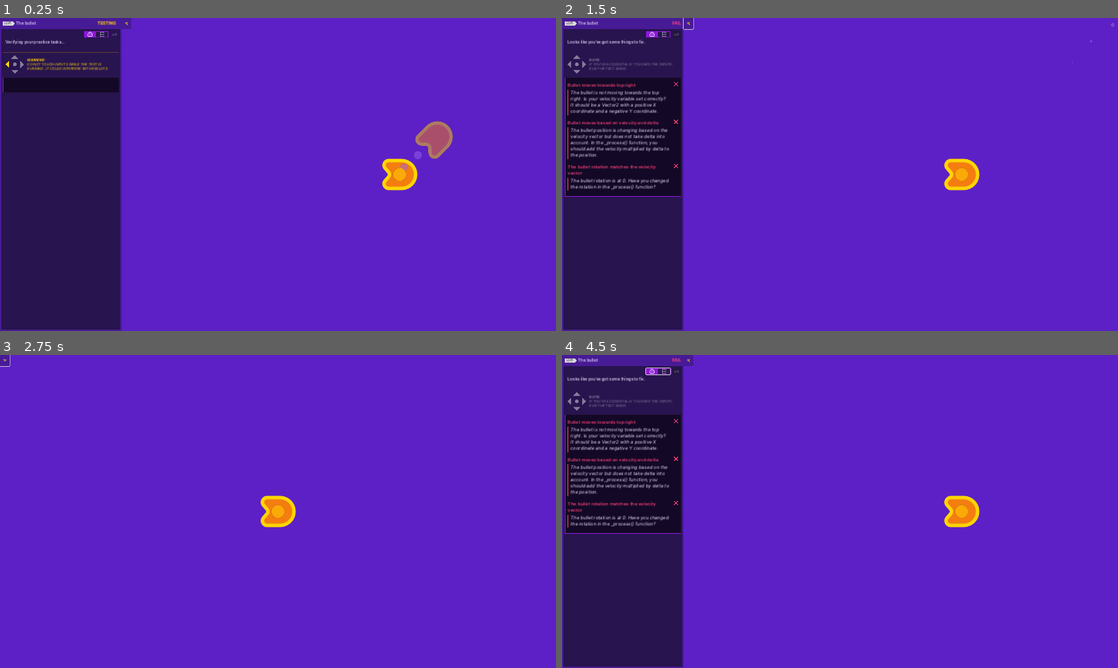
Above: before the commit, frames 1-4 (two rows, left to right).
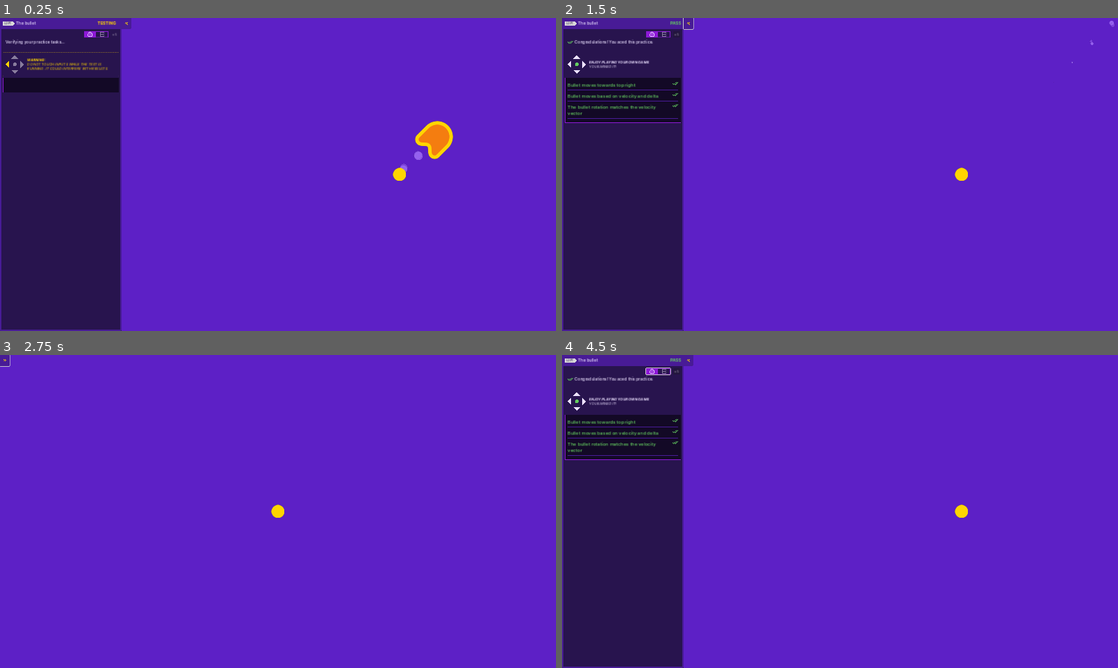
Above: after the commit, the same moments.

Repository: sarahtzhang12/2d-GameDev-Course
Game: Godot game, scene res://practices/L2.P1.bullet/bullet.tscn
Same seed, same stepped clock (60 frames per second), same inputs: the game is played once before the commit and once after it. This scene is started directly instead of the project's main scene.
Inputs (mouse positions are in pixels of both pictures, inside the frame that each line leads up to):
- Up to frame 1 (0.25 s): no input
- Up to frame 2 (1.5 s): click (689, 24) at 0.5 s; click (567, 24) at 1.25 s
- Up to frame 3 (2.75 s): click (127, 361) at 2 s
- Up to frame 4 (4.5 s): tap Enter at 2.75 s; click (656, 370) at 3.5 s; tap Space at 4.25 s

The runs differ from the first frame. In frame 1, 1.1% of the frame differs, in the area x 68-82%, y 32-56%; in frame 2, 6.6%, in the area x 0-100%, y 0-58%; in frame 3, 0.6%; in frame 4, 6.6%.

Commit message:
L2.P1  Practices

Diff:
--- a/04.to_space_and_beyond_workbook/lessons/ship.gd
+++ b/04.to_space_and_beyond_workbook/lessons/ship.gd
@@ -1,6 +1,6 @@
 extends Sprite2D
 
-var velocity :=  Vector2 (500,400)
+var velocity :=  Vector2 (500,0)
 
 func _process(delta: float) -> void:
 	position += velocity * delta
--- a/04.to_space_and_beyond_workbook/practices/L2.P1.bullet/bullet.gd
+++ b/04.to_space_and_beyond_workbook/practices/L2.P1.bullet/bullet.gd
@@ -1,9 +1,10 @@
 extends Sprite2D
 
 # Change the bullet's velocity to move towards the top right.
-var velocity := Vector2(500, 0)
+var velocity := Vector2(500, -500)
 
 # Complete the process function to make the bullet move based on the velocity
 # vector. Also, rotate the bullet to match the velocity vector's angle.
 func _process(delta: float) -> void:
-	pass
+	position += velocity * delta
+	rotation = velocity.angle()
--- a/04.to_space_and_beyond_workbook/practices/L2.P1.bullet/bullet.tscn
+++ b/04.to_space_and_beyond_workbook/practices/L2.P1.bullet/bullet.tscn
@@ -1,9 +1,9 @@
-[gd_scene load_steps=8 format=3]
+[gd_scene load_steps=8 format=3 uid="uid://dtlntjj6tq5y5"]
 
-[ext_resource type="Texture2D" path="res://assets/practice_assets/shape_ship.png" id="1_rwnj6"]
+[ext_resource type="Texture2D" uid="uid://d1xp2mgpkkc42" path="res://assets/practice_assets/shape_ship.png" id="1_rwnj6"]
 [ext_resource type="Script" path="res://practices/L2.P1.bullet/bullet.gd" id="2_371po"]
-[ext_resource type="Texture2D" path="res://assets/practice_assets/ellipse_white.png" id="3_q7var"]
-[ext_resource type="Texture2D" path="res://assets/practice_assets/ellipse_yellow.png" id="4_7gjbg"]
+[ext_resource type="Texture2D" uid="uid://bkueifls7csiy" path="res://assets/practice_assets/ellipse_white.png" id="3_q7var"]
+[ext_resource type="Texture2D" uid="uid://ci5b253al1tus" path="res://assets/practice_assets/ellipse_yellow.png" id="4_7gjbg"]
 
 [sub_resource type="Curve" id="Curve_awpf5"]
 _data = [Vector2(0, 0.663194), 0.0, 0.0, 0, 0, Vector2(1, 0), -0.0319997, 0.0, 0, 0]
